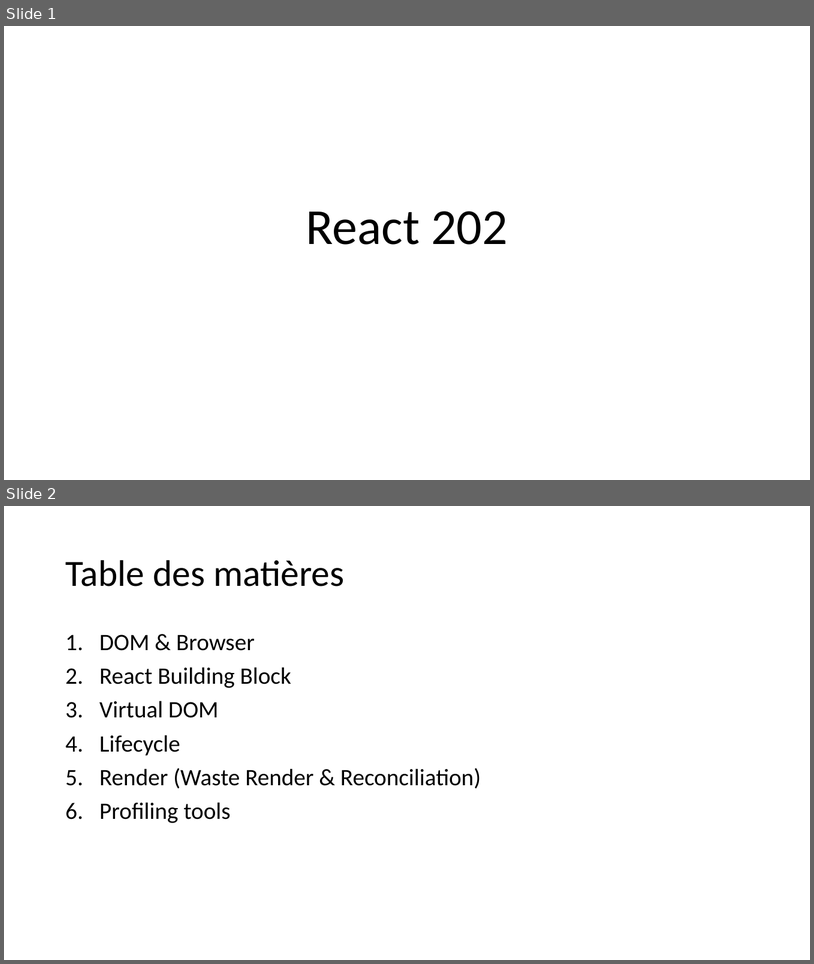
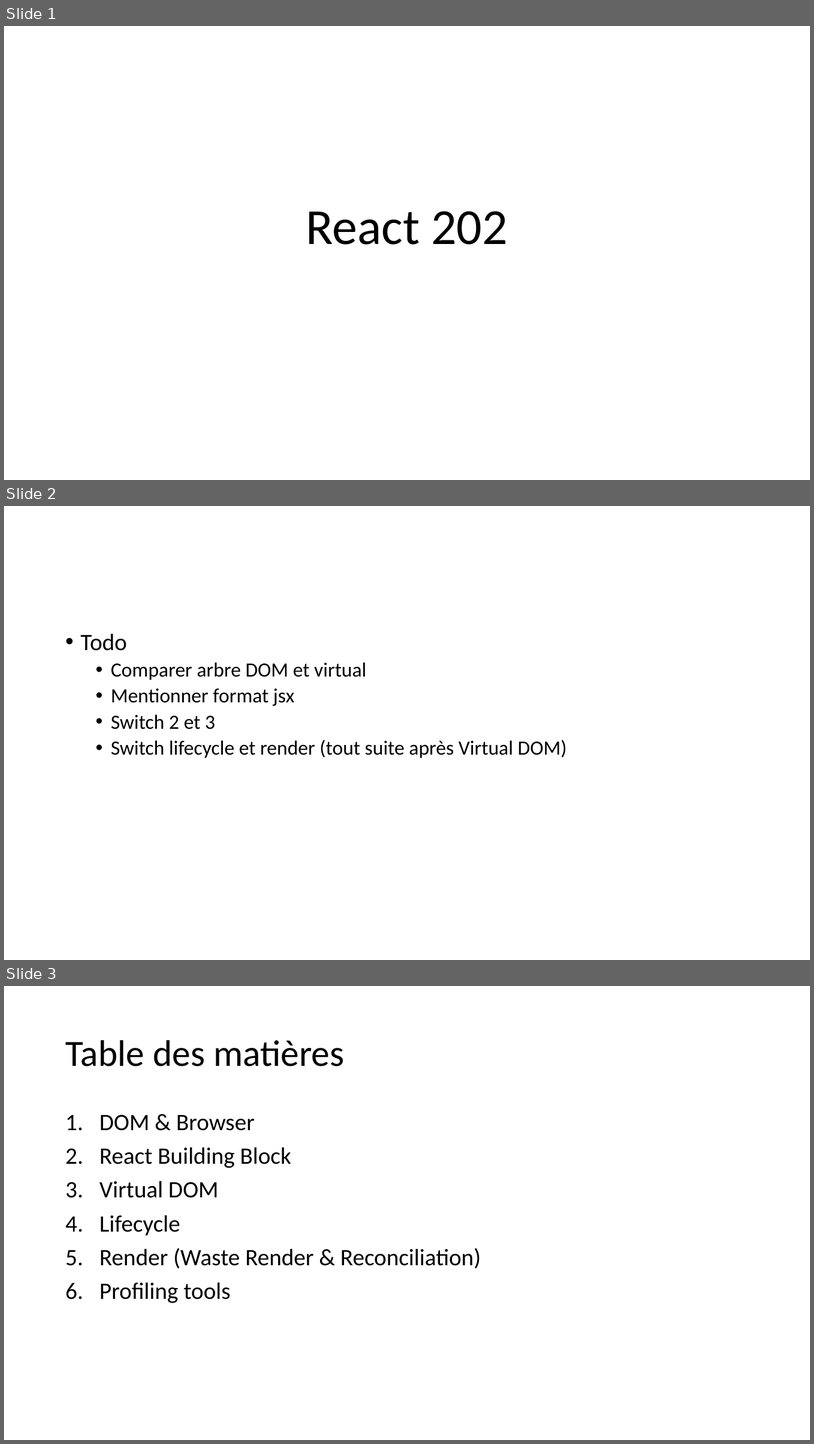
Before and after one commit to samuelgaudreau/formation-front-end-3, a slide deck: part-2/React-Perfo.pptx. Shown one above the other, each under a label of ours: slides 1 and 2 before the commit, slides 1, 2 and 3 after it. The pictures are 814x964 and 814x1444 pixels, drawn with LibreOffice and Linux fonts; fonts in the diff are those of the drawing. Boxes give left, top, right and bottom in pixels: in the first picture for what was removed or moved away, otherwise in the second. Text is boxed around its words. In the diff, an @@ line names an element or a change of style, - is before the commit and + after.

```diff
--- a/part-2/React-Perfo.pptx
+++ b/part-2/React-Perfo.pptx
@@ slide 2 added at (x1=4, y1=506, x2=810, y2=960), background #FFFFFF @@
@@ text added at (x1=81, y1=633, x2=567, y2=758), 24 pt, text #000000 @@
+• Todo
+  • Comparer arbre DOM et virtual
+  • Mentionner format jsx
+  • Switch 2 et 3
+  • Switch lifecycle et render (tout suite après Virtual DOM)
@@ what was slide 2 is now slide 3 @@
```
Also in this commit, not shown: 1 slide changed.
